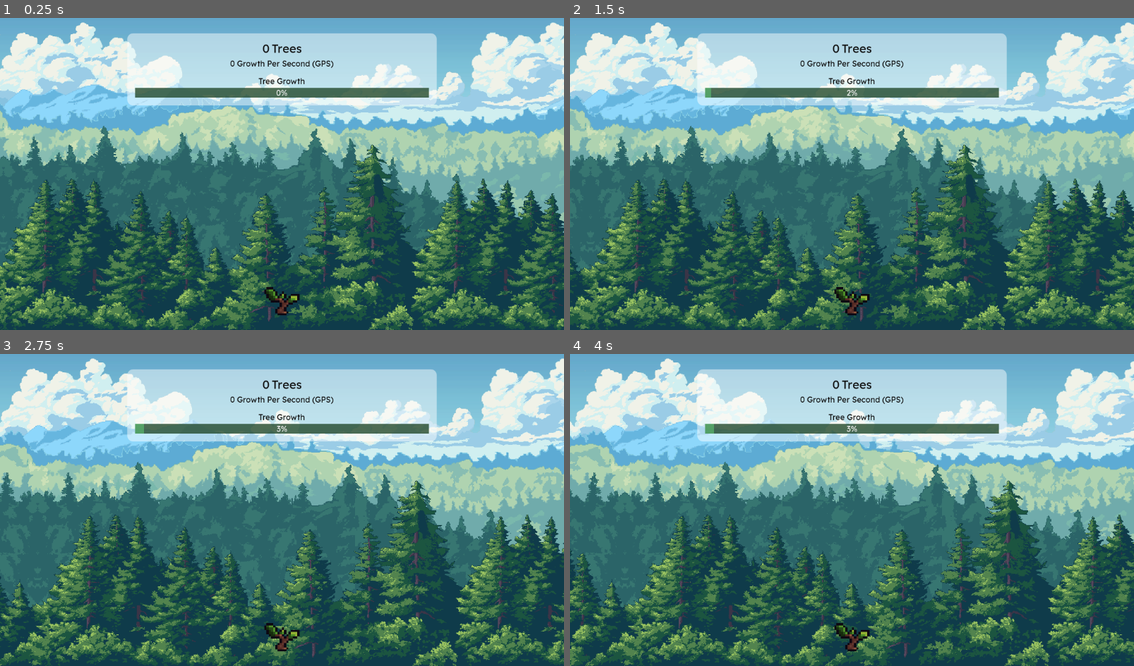
Above: before the commit, frames 1-4 (two rows, left to right).
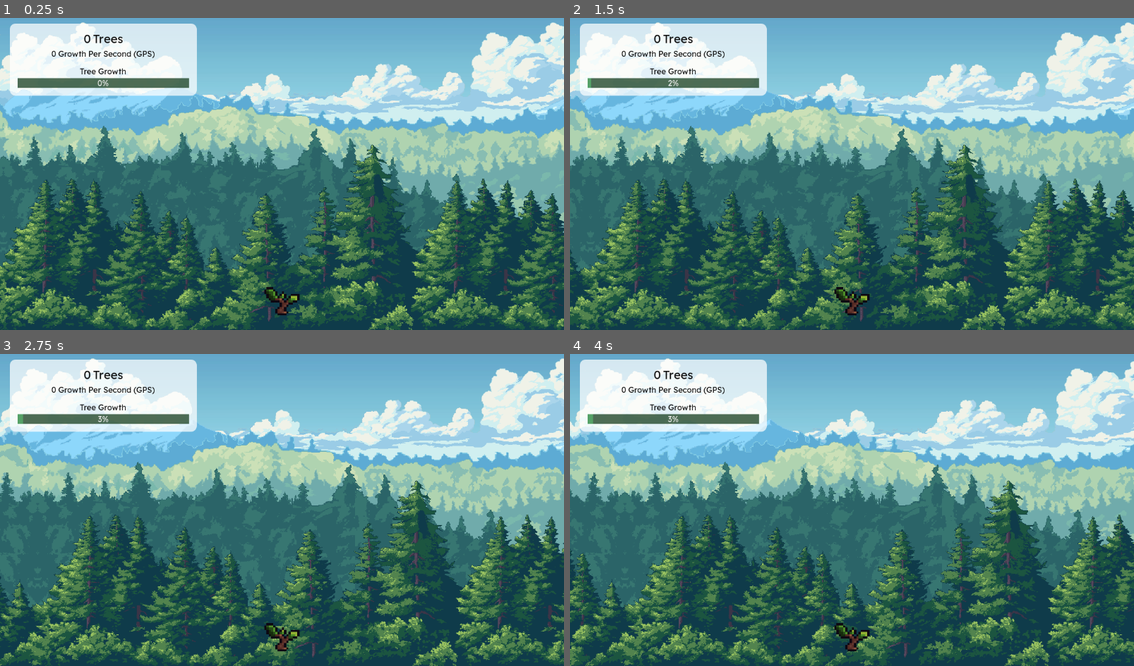
Above: after the commit, the same moments.

Repository: CallumB04/tree-clicker
Game: Godot game, scene res://Scenes/Game.tscn
Same seed, same stepped clock (60 frames per second), same inputs: the game is played once before the commit and once after it.
Inputs (mouse positions are in pixels of both pictures, inside the frame that each line leads up to):
- Up to frame 1 (0.25 s): no input
- Up to frame 2 (1.5 s): click (852, 301) at 0.5 s; click (852, 301) at 1.25 s
- Up to frame 3 (2.75 s): click (282, 637) at 2 s
- Up to frame 4 (4 s): no input

The runs differ from the first frame. In frame 1, 15% of the frame differs, in the area x 1-78%, y 1-28%; in frame 2, 15%; in frame 3, 15%; in frame 4, 15%.

Commit message:
feat: improve UI placement

Diff:
--- a/Scenes/Game.tscn
+++ b/Scenes/Game.tscn
@@ -10,7 +10,7 @@
 [ext_resource type="Texture2D" uid="uid://dmnyuqddk4xrk" path="res://Assets/ParalaxBackground/forest_front.png" id="7_v158k"]
 
 [sub_resource type="StyleBoxFlat" id="StyleBoxFlat_dahhg"]
-bg_color = Color(1, 1, 1, 0.470588)
+bg_color = Color(1, 1, 1, 0.72549)
 corner_radius_top_left = 12
 corner_radius_top_right = 12
 corner_radius_bottom_right = 12
@@ -114,12 +114,9 @@
 [node name="InfoPanel" type="PanelContainer" parent="."]
 layout_mode = 1
 anchors_preset = -1
-anchor_left = 0.5
-anchor_right = 0.5
-offset_top = 40.0
-grow_horizontal = 2
+offset_left = 20.0
+offset_top = 20.0
 theme_override_styles/panel = SubResource("StyleBoxFlat_dahhg")
-metadata/_edit_use_anchors_ = true
 
 [node name="MarginContainer" type="MarginContainer" parent="InfoPanel"]
 layout_mode = 2
@@ -181,7 +178,7 @@
 horizontal_alignment = 1
 
 [node name="TreeGrowthProgress" type="ProgressBar" parent="InfoPanel/MarginContainer/VBoxContainer/VBoxContainer2"]
-custom_minimum_size = Vector2(600, 0)
+custom_minimum_size = Vector2(350, 0)
 layout_mode = 2
 theme_override_styles/background = SubResource("StyleBoxFlat_bf53h")
 theme_override_styles/fill = SubResource("StyleBoxFlat_71axn")
